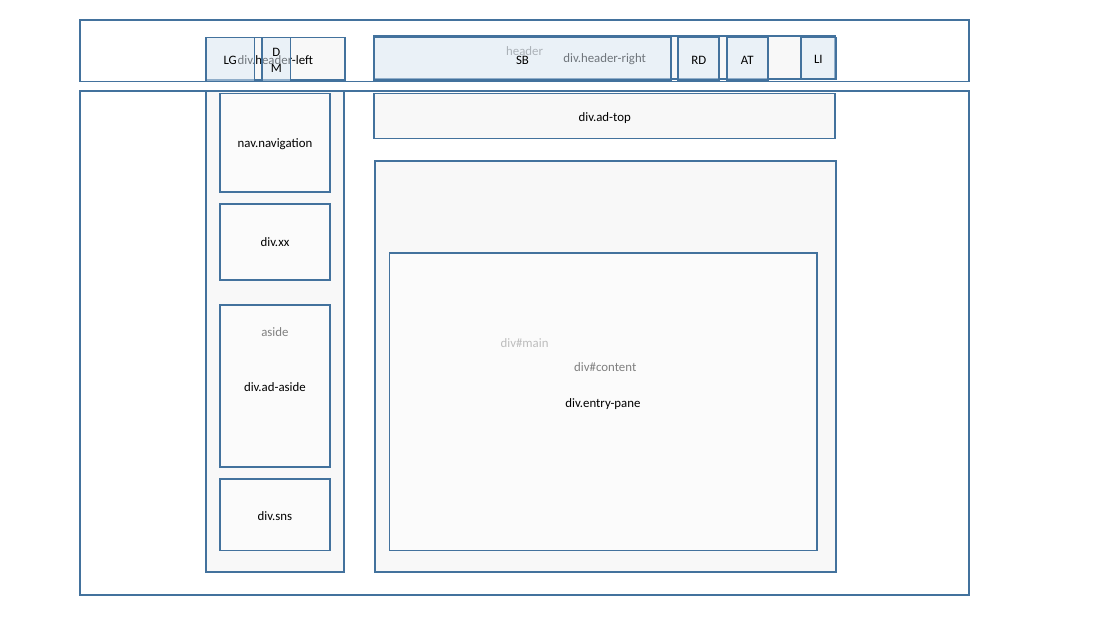
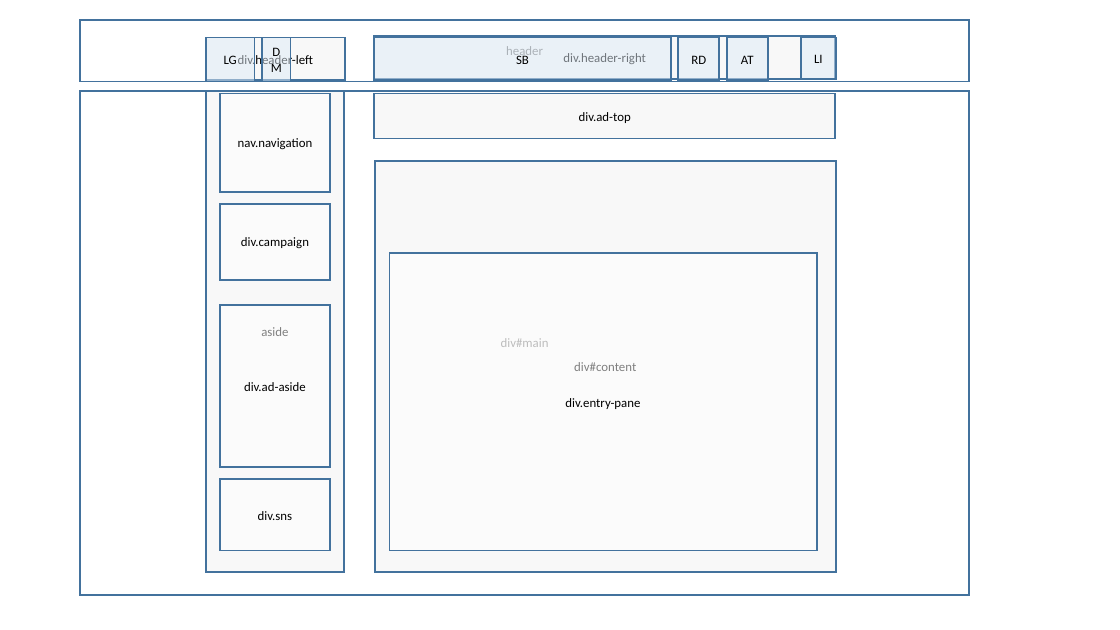
Before and after one commit to ThrownDice/UB, a slide deck: slide 5 of doc/layout(specification_in_slideNote).pptx (slide 1 before the commit). Drawn at 1120x630 pixels with LibreOffice and Linux fonts; fonts in the diff are those of the drawing. Boxes give left, top, right and bottom in pixels: in the first picture for what was removed or moved away, otherwise in the second. Text is boxed around its words. In the diff, an @@ line names an element or a change of style, - is before the commit and + after.

```diff
--- a/doc/layout(specification_in_slideNote).pptx
+++ b/doc/layout(specification_in_slideNote).pptx
@@ text in rectangle at <box>241,237,309,248</box>: text changed @@
-div.xx
+div.campaign
```
Also in this commit, not shown: 1 other slide changed, 1 slide added, 36 other files.
